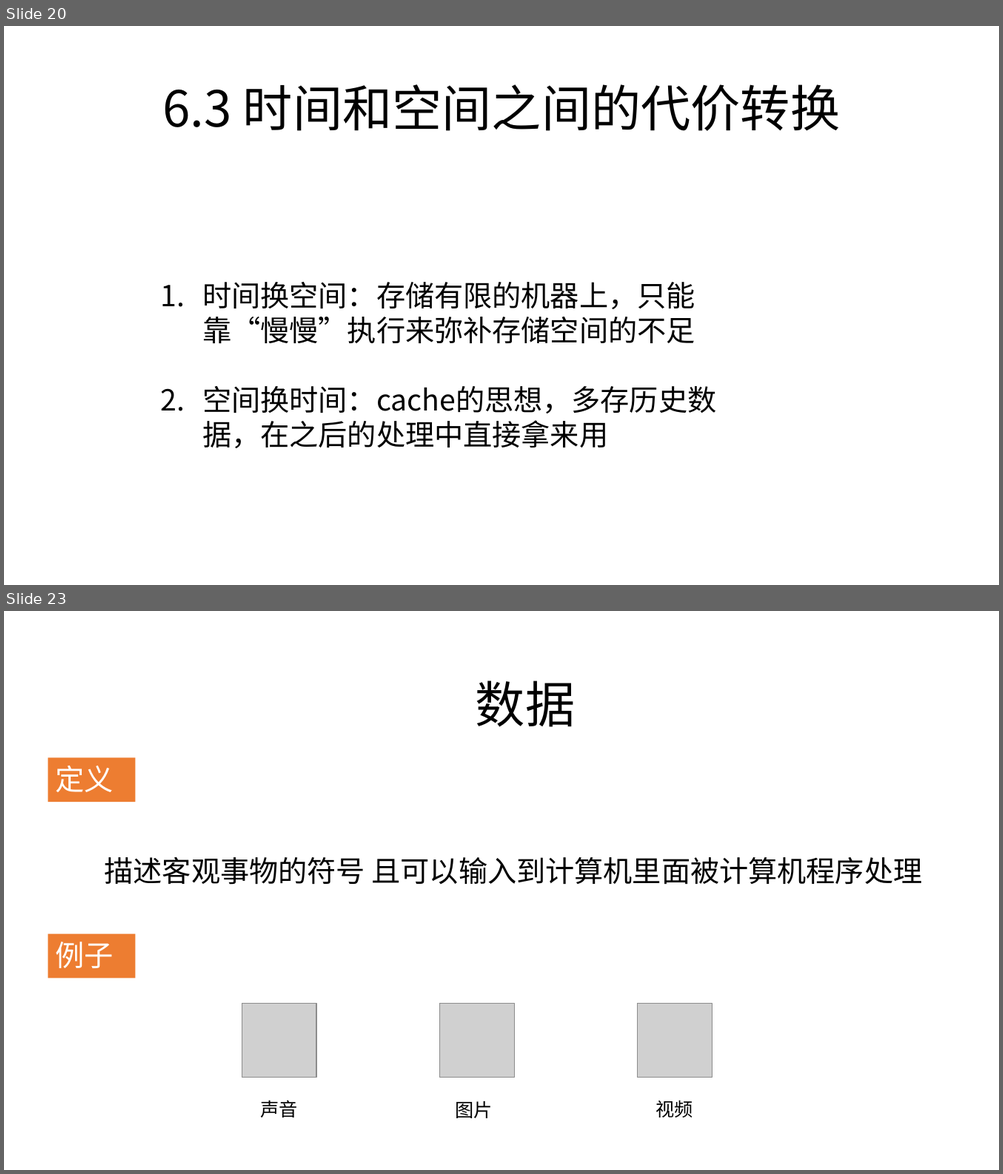
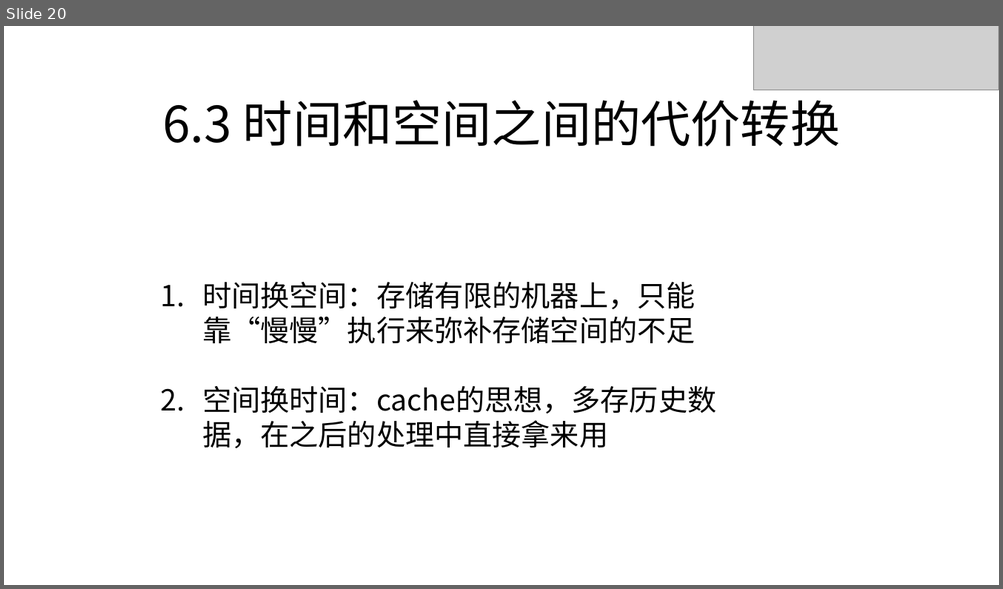
Before and after one commit to zjyesir/hmc_data_structure, a slide deck: 1.2算法.pptx. Shown one above the other, each under a label of ours: slides 20 and 23 before the commit, slide 20 after it; the slides between them are not shown. The pictures are 1003x1174 and 1003x589 pixels, drawn with LibreOffice and Linux fonts; fonts in the diff are those of the drawing; grey boxes stand for pictures; background and template pictures are left out. Boxes give left, top, right and bottom in pixels: in the first picture for what was removed or moved away, otherwise in the second. Text is boxed around its words. In the diff, an @@ line names an element or a change of style, - is before the commit and + after.

```diff
--- a/1.2算法.pptx
+++ b/1.2算法.pptx
@@ slide 23 removed at box(4, 611, 999, 1170), background picture (left out) @@
@@ text removed at box(475, 681, 575, 727) @@
-数据
@@ rectangle removed at box(48, 758, 135, 802) @@
-定义
@@ text removed at box(105, 857, 922, 885) @@
-描述客观事物的符号 且可以输入到计算机里面被计算机程序处理
@@ rectangle removed at box(48, 934, 135, 978) @@
-例子
@@ picture removed at box(242, 1003, 316, 1078) @@
@@ picture removed at box(440, 1003, 515, 1078) @@
@@ picture removed at box(637, 1003, 712, 1078) @@
@@ text removed at box(261, 1100, 298, 1118) @@
-声音
@@ text removed at box(455, 1102, 492, 1119) @@
-图片
@@ text removed at box(656, 1100, 693, 1118) @@
-视频
@@ slide 20 changed as well @@
@@ picture added at box(754, 26, 999, 90) @@
@@ text "6.3 时间和空间之间的代价转换": place and size @@
-text "6.3 时间和空间之间的代价转换" at box(163, 84, 839, 131)
+text "6.3 时间和空间之间的代价转换" at box(163, 100, 839, 147)
```
Also in this commit, not shown: 19 other slides changed, 13 other slides removed, 4 other files.
